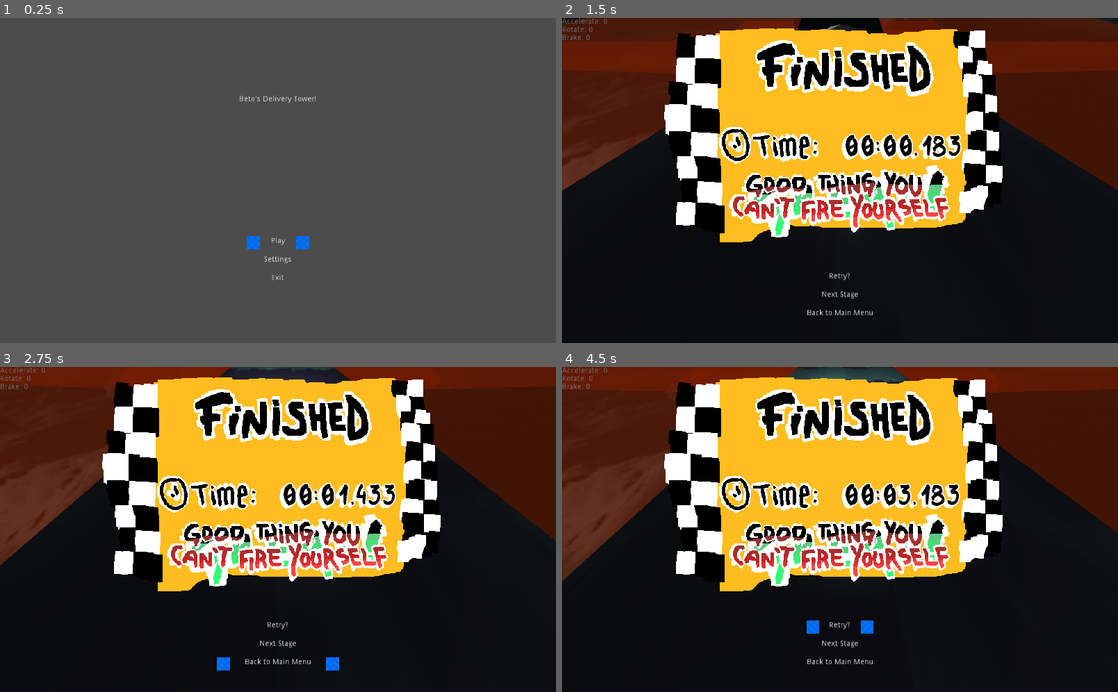
Above: before the commit, frames 1-4 (two rows, left to right).
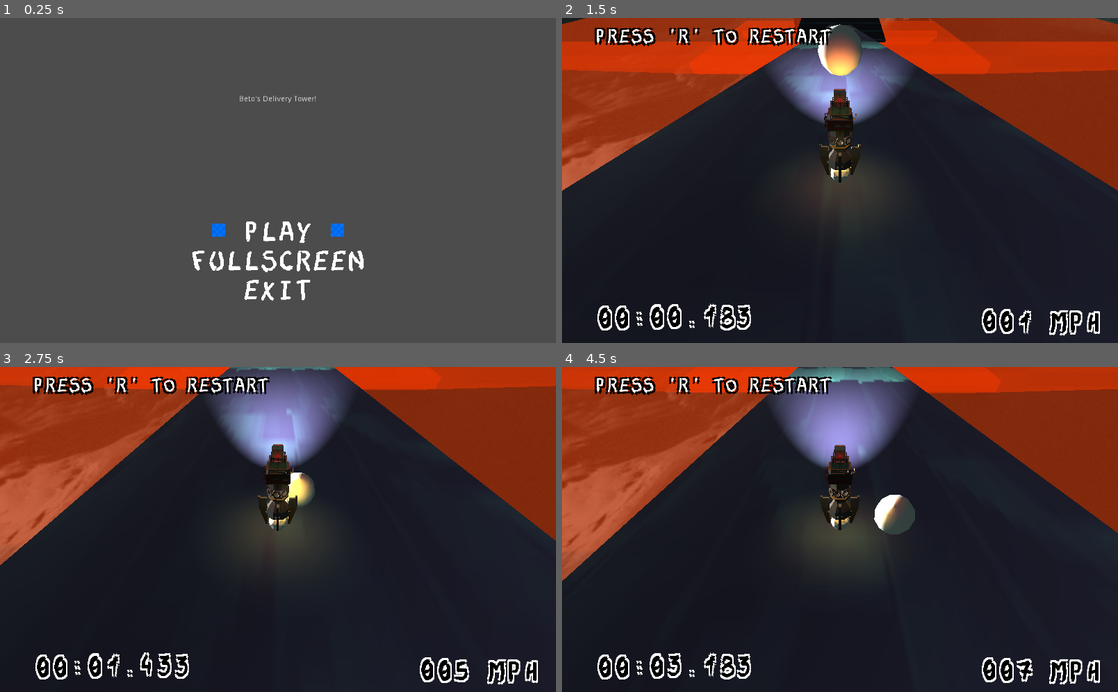
Above: after the commit, the same moments.

Repository: mricarte-i/delivery-time
Game: Godot game, scene res://scenes/menus/MainMenu.tscn
Same seed, same stepped clock (60 frames per second), same inputs: the game is played once before the commit and once after it.
Inputs (mouse positions are in pixels of both pictures, inside the frame that each line leads up to):
- Up to frame 1 (0.25 s): no input
- Up to frame 2 (1.5 s): click "Settings" (after the commit: "FULLSCREEN") at 0.5 s; click "Play" (after the commit: "PLAY") at 1.25 s
- Up to frame 3 (2.75 s): click (278, 666) at 2 s, where only the run before the commit has a clickable "Back to Main Menu"
- Up to frame 4 (4.5 s): click (840, 630) at 2.75 s, where only the run before the commit has a clickable "Retry?"; click (840, 630) at 3.5 s, where only the run before the commit has a clickable "Retry?"; click (840, 630) at 4.25 s, where only the run before the commit has a clickable "Retry?"

The runs differ from the first frame. In frame 1, 1.7% of the frame differs, in the area x 34-66%, y 62-87%; in frame 2, 56%; in frame 3, 57%; in frame 4, 57%, in the area x 0-100%, y 0-98%.

Commit message:
all ui ready

Diff:
--- /dev/null
+++ b/assets/fonts/Beto_dynamicfont.tres
@@ -0,0 +1,7 @@
+[gd_resource type="DynamicFont" load_steps=2 format=2]
+
+[ext_resource path="res://assets/fonts/BETOS2.ttf" type="DynamicFontData" id=1]
+
+[resource]
+size = 8
+font_data = ExtResource( 1 )
--- a/autoloads/Checkpoint.gd
+++ b/autoloads/Checkpoint.gd
@@ -17,7 +17,6 @@
 func _process(delta: float) -> void:
 	if level_started:
 		time += delta
-		print("time: ", get_time())
 
 
 func register_checkpoint(name: String, pos: Vector3) -> bool:
@@ -40,6 +39,7 @@
 	last_position = null
 	finished = false
 	level_started = false
+	time = 0
 
 func get_time() -> String:
 	var mils = fmod(time, 1) * 1000
@@ -47,3 +47,8 @@
 	var mins = fmod(time, 60*60) /60
 	var time_passed = "%02d:%02d.%03d" % [mins, secs, mils]
 	return time_passed
+
+func condition() -> bool:
+	if time <= 120.0:
+		return true
+	return false
--- a/autoloads/Pause.gd
+++ b/autoloads/Pause.gd
@@ -11,11 +11,6 @@
 		_set_visible(!get_tree().paused)
 		get_tree().paused = !get_tree().paused
 
-
-func _on_Button_pressed() -> void:
-	get_tree().paused = false
-	_set_visible(false)
-
 func _set_visible(is_visible: bool) -> void:
 	for node in get_children():
 		node.visible = is_visible
@@ -27,3 +22,8 @@
 
 func _on_RestartButton_pressed() -> void:
 	get_tree().reload_current_scene()
+
+
+func _on_PauseButton_pressed() -> void:
+	get_tree().paused = false
+	_set_visible(false)
--- a/autoloads/Pause.tscn
+++ b/autoloads/Pause.tscn
@@ -1,6 +1,7 @@
-[gd_scene load_steps=4 format=2]
+[gd_scene load_steps=5 format=2]
 
 [ext_resource path="res://autoloads/Pause.gd" type="Script" id=1]
+[ext_resource path="res://scenes/menus/MenuButton.tscn" type="PackedScene" id=2]
 
 [sub_resource type="Gradient" id=1]
 offsets = PoolRealArray( 0, 0.496124, 1 )
@@ -25,47 +26,31 @@
 }
 
 [node name="VBoxContainer" type="VBoxContainer" parent="."]
-anchor_left = 0.5
-anchor_top = 0.5
-anchor_right = 0.5
-anchor_bottom = 0.5
-margin_left = -47.5
-margin_top = -35.0
-margin_right = 47.5
-margin_bottom = 35.0
-custom_constants/separation = 30
+anchor_right = 1.0
+anchor_bottom = 1.0
+custom_constants/separation = 20
+alignment = 1
 __meta__ = {
 "_edit_use_anchors_": false
 }
 
-[node name="PauseButton" type="Button" parent="VBoxContainer"]
-margin_right = 134.0
-margin_bottom = 20.0
-text = "Continue"
-flat = true
-__meta__ = {
-"_edit_use_anchors_": false
-}
+[node name="PauseButton" parent="VBoxContainer" instance=ExtResource( 2 )]
+margin_top = 205.0
+margin_bottom = 255.0
+text = "CONTINUE"
+arrow_margin_from_center = 182
 
-[node name="RestartButton" type="Button" parent="VBoxContainer"]
-margin_top = 50.0
-margin_right = 134.0
-margin_bottom = 70.0
-text = "Restart Level"
-flat = true
-__meta__ = {
-"_edit_use_anchors_": false
-}
+[node name="RestartButton" parent="VBoxContainer" instance=ExtResource( 2 )]
+margin_top = 275.0
+margin_bottom = 325.0
+text = "RESTART LEVEL"
+arrow_margin_from_center = 270
 
-[node name="ExitButton" type="Button" parent="VBoxContainer"]
-margin_top = 100.0
-margin_right = 134.0
-margin_bottom = 120.0
-text = "Back to Main Menu"
-flat = true
-__meta__ = {
-"_edit_use_anchors_": false
-}
-[connection signal="pressed" from="VBoxContainer/PauseButton" to="." method="_on_Button_pressed"]
+[node name="ExitButton" parent="VBoxContainer" instance=ExtResource( 2 )]
+margin_top = 345.0
+margin_bottom = 395.0
+text = "BACK TO MAIN MENU"
+arrow_margin_from_center = 352
+[connection signal="pressed" from="VBoxContainer/PauseButton" to="." method="_on_PauseButton_pressed"]
 [connection signal="pressed" from="VBoxContainer/RestartButton" to="." method="_on_RestartButton_pressed"]
 [connection signal="pressed" from="VBoxContainer/ExitButton" to="." method="_on_ExitButton_pressed"]
--- a/scenes/Game.gd
+++ b/scenes/Game.gd
@@ -9,6 +9,7 @@
 onready var playerRB = $Tower/Ball
 onready var ui = $Control
 onready var endscreen = $FinishScreenMenu
+onready var ingameui = $UI
 
 
 export(PackedScene) var nextscene
@@ -21,10 +22,13 @@
 
 	if Checkpoint.last_position:
 		$Tower.translation = Checkpoint.last_position
-
+	endscreen.hide()
+	ingameui.visible = true
 
 func _process(_delta: float) -> void:
-	endscreen.show()
+	#endscreen.show()
+	if player && !Engine.is_editor_hint():
+		ingameui.update_ui(player.get_speed())
 
 func _on_KillArea_body_entered(body: Node) -> void:
 	#print('WHO IS THIS ', body.get_name())
@@ -38,6 +42,12 @@
 	if msg == "FINISHED":
 		Checkpoint.register_level_end()
 		player.freeze_frame()
-		endscreen.show()
+		endscreen.show_result(Checkpoint.condition())
+		ingameui.visible = false
+	else:
+		ingameui.checkpoint()
 
 	ui.show_message(msg, time)
+
+func next_level() -> void:
+	print("OTRO NIVEL")
--- a/scenes/TestLevel.tscn
+++ b/scenes/TestLevel.tscn
@@ -10,6 +10,7 @@
 [ext_resource path="res://scenes/WorldEnvironment.tscn" type="PackedScene" id=8]
 [ext_resource path="res://scenes/EndgoalObject.tscn" type="PackedScene" id=9]
 [ext_resource path="res://scenes/menus/FinishScreen.tscn" type="PackedScene" id=10]
+[ext_resource path="res://scenes/ui/In-GameUI.tscn" type="PackedScene" id=11]
 
 [sub_resource type="SphereShape" id=1]
 
@@ -463,8 +464,11 @@
 transform = Transform( 500, 0, 0, 0, 97.514, 0, 0, 0, 1, -928.929, -1781.8, -14019.3 )
 
 [node name="Control" parent="." instance=ExtResource( 2 )]
+visible = false
 
 [node name="FinishScreenMenu" parent="." instance=ExtResource( 10 )]
+
+[node name="UI" parent="." instance=ExtResource( 11 )]
 [connection signal="body_entered" from="KillAreas/KillArea" to="." method="_on_KillArea_body_entered"]
 [connection signal="body_entered" from="KillAreas/KillArea2" to="." method="_on_KillArea_body_entered"]
 [connection signal="body_entered" from="KillAreas/KillArea4" to="." method="_on_KillArea_body_entered"]
--- a/scenes/menus/FinishScreen.gd
+++ b/scenes/menus/FinishScreen.gd
@@ -8,11 +8,32 @@
 	hide()
 
 
-func show() -> void:
+func show_result(condition):
 	self.visible = true
 	var time = Checkpoint.get_time()
 	timeLabel.text = time
+	if condition:
+		$VBoxContainer/CenterContainer/great_text.visible = true
+		$VBoxContainer/CenterContainer/bad_text.visible = false
+	else:
+		$VBoxContainer/CenterContainer/great_text.visible = false
+		$VBoxContainer/CenterContainer/bad_text.visible = true
 	#timeLabel.bbcode_text = "[wave amp=50 freq=5][center] %s [/center][/wave]" % time
 
 func hide() -> void:
 	self.visible = false
+
+
+func _on_RetryButton_pressed() -> void:
+	Checkpoint.clean_up()
+	get_tree().reload_current_scene()
+
+
+func _on_NextButton_pressed() -> void:
+	Checkpoint.clean_up()
+	get_tree().next_level()
+
+
+func _on_ExitButton_pressed() -> void:
+	Checkpoint.clean_up()
+	get_tree().change_scene("res://scenes/menus/MainMenu.tscn")
--- a/scenes/menus/FinishScreen.tscn
+++ b/scenes/menus/FinishScreen.tscn
@@ -84,21 +84,22 @@
 alignment = 1
 
 [node name="RetryButton" parent="VBoxContainer/VBoxContainer" instance=ExtResource( 1 )]
-margin_top = 36.0
-margin_bottom = 66.0
-text = "Retry?"
-arrow_margin_from_center = 50
+margin_top = 6.0
+margin_bottom = 56.0
+text = "RETRY?"
+arrow_margin_from_center = 131
 
-[node name="TextureButton" parent="VBoxContainer/VBoxContainer" instance=ExtResource( 1 )]
-margin_top = 70.0
-margin_bottom = 100.0
-text = "Next Stage"
-arrow_margin_from_center = 70
+[node name="NextButton" parent="VBoxContainer/VBoxContainer" instance=ExtResource( 1 )]
+margin_top = 60.0
+margin_bottom = 110.0
+text = "NEXT STAGE"
+arrow_margin_from_center = 217
 
-[node name="TextureButton2" parent="VBoxContainer/VBoxContainer" instance=ExtResource( 1 )]
-margin_top = 104.0
-margin_bottom = 134.0
-text = "Back to Main Menu"
+[node name="ExitButton" parent="VBoxContainer/VBoxContainer" instance=ExtResource( 1 )]
+margin_top = 114.0
+margin_bottom = 164.0
+text = "BACK TO MAIN MENU"
+arrow_margin_from_center = 313
 
 [node name="Label" type="Label" parent="."]
 anchor_left = 0.502
@@ -117,3 +118,6 @@
 custom_constants/shadow_offset_y = 4
 custom_constants/shadow_as_outline = 0
 text = "1111111"
+[connection signal="pressed" from="VBoxContainer/VBoxContainer/RetryButton" to="." method="_on_RetryButton_pressed"]
+[connection signal="pressed" from="VBoxContainer/VBoxContainer/NextButton" to="." method="_on_NextButton_pressed"]
+[connection signal="pressed" from="VBoxContainer/VBoxContainer/ExitButton" to="." method="_on_ExitButton_pressed"]
--- a/scenes/menus/MainMenu.gd
+++ b/scenes/menus/MainMenu.gd
@@ -21,7 +21,7 @@
 
 
 func _on_Settings_pressed() -> void:
-	pass # Replace with function body.
+	OS.set_window_fullscreen(!OS.is_window_fullscreen())
 
 
 func _on_Exit_pressed() -> void:
--- a/scenes/menus/MainMenu.tscn
+++ b/scenes/menus/MainMenu.tscn
@@ -33,26 +33,28 @@
 alignment = 1
 
 [node name="Play" parent="VBoxContainer/VBoxContainer" instance=ExtResource( 1 )]
-margin_top = 101.0
-margin_bottom = 131.0
+margin_top = 71.0
+margin_bottom = 121.0
 focus_neighbour_top = NodePath("../Exit")
 focus_neighbour_bottom = NodePath("../Settings")
-text = "Play"
-arrow_margin_from_center = 45
+text = "PLAY"
+arrow_margin_from_center = 109
 
 [node name="Settings" parent="VBoxContainer/VBoxContainer" instance=ExtResource( 1 )]
+margin_top = 125.0
+margin_bottom = 175.0
 focus_neighbour_top = NodePath("../Play")
 focus_neighbour_bottom = NodePath("../Exit")
-text = "Settings"
-arrow_margin_from_center = 59
+text = "FULLSCREEN"
+arrow_margin_from_center = 209
 
 [node name="Exit" parent="VBoxContainer/VBoxContainer" instance=ExtResource( 1 )]
-margin_top = 169.0
-margin_bottom = 199.0
+margin_top = 179.0
+margin_bottom = 229.0
 focus_neighbour_top = NodePath("../Settings")
 focus_neighbour_bottom = NodePath("../Play")
-text = "Exit"
-arrow_margin_from_center = 43
+text = "EXIT"
+arrow_margin_from_center = 108
 [connection signal="pressed" from="VBoxContainer/VBoxContainer/Play" to="." method="_on_Play_pressed"]
 [connection signal="pressed" from="VBoxContainer/VBoxContainer/Settings" to="." method="_on_Settings_pressed"]
 [connection signal="pressed" from="VBoxContainer/VBoxContainer/Exit" to="." method="_on_Exit_pressed"]
--- a/scenes/menus/MenuButton.tscn
+++ b/scenes/menus/MenuButton.tscn
@@ -1,37 +1,42 @@
-[gd_scene load_steps=3 format=2]
+[gd_scene load_steps=4 format=2]
 
 [ext_resource path="res://scenes/menus/MenuButton.gd" type="Script" id=1]
 [ext_resource path="res://assets/texture_01.png" type="Texture" id=2]
+[ext_resource path="res://assets/fonts/Beto_dynamicfont.tres" type="DynamicFont" id=3]
 
 [node name="TextureButton" type="TextureButton"]
 margin_top = 135.0
 margin_right = 1024.0
 margin_bottom = 165.0
-rect_min_size = Vector2( 0, 30 )
+rect_min_size = Vector2( 0, 50 )
 focus_mode = 1
 script = ExtResource( 1 )
 __meta__ = {
 "_edit_use_anchors_": false
 }
+text = "TEXT BUTTON"
+arrow_margin_from_center = 213
 
 [node name="RichTextLabel" type="RichTextLabel" parent="."]
 anchor_right = 1.0
 anchor_bottom = 1.0
+margin_bottom = 21.0
 mouse_filter = 2
+custom_fonts/normal_font = ExtResource( 3 )
 bbcode_enabled = true
-bbcode_text = "[center] Text Button [/center]"
-text = " Text Button "
+bbcode_text = "[center] TEXT BUTTON [/center]"
+text = " TEXT BUTTON "
 __meta__ = {
 "_edit_use_anchors_": false
 }
 
 [node name="left_img" type="Sprite" parent="."]
-position = Vector2( 412, 10 )
+position = Vector2( 299, 16.6667 )
 scale = Vector2( 0.0234532, 0.0234532 )
 texture = ExtResource( 2 )
 
 [node name="right_img" type="Sprite" parent="."]
-position = Vector2( 612, 10 )
+position = Vector2( 725, 16.6667 )
 rotation = 3.14159
 scale = Vector2( 0.0234532, 0.0234532 )
 texture = ExtResource( 2 )
--- /dev/null
+++ b/scenes/ui/In-GameUI.gd
@@ -0,0 +1,40 @@
+tool
+extends Control
+
+
+# Declare member variables here. Examples:
+# var a: int = 2
+# var b: String = "text"
+
+onready var timeLabel = $HBoxContainer/StopwatchLabel
+onready var speedLabel = $HBoxContainer/SpeedLabel
+onready var checkpointImg = $checkpoint_text
+onready var timer = $Timer
+onready var anim = $AnimationPlayer
+
+# Called when the node enters the scene tree for the first time.
+func _ready() -> void:
+	checkpointImg.visible = false
+
+
+# Called every frame. 'delta' is the elapsed time since the previous frame.
+#func _process(delta: float) -> void:
+#	pass
+
+func update_ui(playerSpeed: float) -> void:
+	timeLabel.bbcode_text = "\n [wave] %s [/wave]" % Checkpoint.get_time()
+	speedLabel.bbcode_text = "\n [right][wave] %03d MPH [/wave][/right]" % playerSpeed
+
+func checkpoint() -> void:
+	if(timer.time_left):
+		timer.stop()
+
+	#checkpointImg.visible = true
+	anim.play("checkpoint_anim")
+	timer.set_wait_time(2)
+	timer.set_one_shot(true)
+	timer.start()
+
+
+func _on_Timer_timeout() -> void:
+	checkpointImg.visible = false
--- /dev/null
+++ b/scenes/ui/In-GameUI.tscn
@@ -0,0 +1,171 @@
+[gd_scene load_steps=7 format=2]
+
+[ext_resource path="res://assets/fonts/Beto_dynamicfont.tres" type="DynamicFont" id=1]
+[ext_resource path="res://assets/fonts/BETOS2.ttf" type="DynamicFontData" id=2]
+[ext_resource path="res://scenes/ui/In-GameUI.gd" type="Script" id=3]
+[ext_resource path="res://assets/checkpoint_text.png" type="Texture" id=4]
+
+[sub_resource type="DynamicFont" id=1]
+size = 6
+font_data = ExtResource( 2 )
+
+[sub_resource type="Animation" id=2]
+resource_name = "checkpoint_anim"
+tracks/0/type = "value"
+tracks/0/path = NodePath("checkpoint_text:visible")
+tracks/0/interp = 1
+tracks/0/loop_wrap = true
+tracks/0/imported = false
+tracks/0/enabled = true
+tracks/0/keys = {
+"times": PoolRealArray( 0, 1 ),
+"transitions": PoolRealArray( 1, 1 ),
+"update": 1,
+"values": [ true, false ]
+}
+tracks/1/type = "value"
+tracks/1/path = NodePath("checkpoint_text:modulate")
+tracks/1/interp = 1
+tracks/1/loop_wrap = true
+tracks/1/imported = false
+tracks/1/enabled = true
+tracks/1/keys = {
+"times": PoolRealArray( 0, 0.3, 0.6, 0.8 ),
+"transitions": PoolRealArray( 1, 1, 1, 1 ),
+"update": 0,
+"values": [ Color( 1, 1, 1, 0 ), Color( 1, 1, 1, 1 ), Color( 1, 1, 1, 1 ), Color( 1, 1, 1, 0 ) ]
+}
+tracks/2/type = "value"
+tracks/2/path = NodePath("checkpoint_text:position")
+tracks/2/interp = 1
+tracks/2/loop_wrap = true
+tracks/2/imported = false
+tracks/2/enabled = true
+tracks/2/keys = {
+"times": PoolRealArray( 0, 0.5 ),
+"transitions": PoolRealArray( 1, 1 ),
+"update": 0,
+"values": [ Vector2( 511.103, -64.9273 ), Vector2( 511.103, 119.4 ) ]
+}
+tracks/3/type = "value"
+tracks/3/path = NodePath("checkpoint_text:rotation_degrees")
+tracks/3/interp = 1
+tracks/3/loop_wrap = true
+tracks/3/imported = false
+tracks/3/enabled = true
+tracks/3/keys = {
+"times": PoolRealArray( 0, 0.5 ),
+"transitions": PoolRealArray( 1, 1 ),
+"update": 0,
+"values": [ 185.6, 0.0 ]
+}
+tracks/4/type = "value"
+tracks/4/path = NodePath("checkpoint_text:scale")
+tracks/4/interp = 1
+tracks/4/loop_wrap = true
+tracks/4/imported = false
+tracks/4/enabled = true
+tracks/4/keys = {
+"times": PoolRealArray( 0, 0.5 ),
+"transitions": PoolRealArray( 1, 1 ),
+"update": 0,
+"values": [ Vector2( 0.416703, 0.190051 ), Vector2( 1, 1 ) ]
+}
+tracks/5/type = "value"
+tracks/5/path = NodePath("RememberRlabel:modulate")
+tracks/5/interp = 1
+tracks/5/loop_wrap = true
+tracks/5/imported = false
+tracks/5/enabled = true
+tracks/5/keys = {
+"times": PoolRealArray( 0, 0.8, 1 ),
+"transitions": PoolRealArray( 1, 1, 1 ),
+"update": 0,
+"values": [ Color( 1, 1, 1, 0 ), Color( 1, 1, 1, 0 ), Color( 1, 1, 1, 1 ) ]
+}
+
+[node name="UI" type="Control"]
+anchor_right = 1.0
+anchor_bottom = 1.0
+script = ExtResource( 3 )
+__meta__ = {
+"_edit_use_anchors_": false
+}
+
+[node name="RememberRlabel" type="Label" parent="."]
+margin_right = 557.0
+margin_bottom = 48.0
+custom_fonts/font = SubResource( 1 )
+custom_colors/font_color_shadow = Color( 0, 0, 0, 1 )
+custom_constants/shadow_offset_x = 4
+custom_constants/shadow_offset_y = 3
+custom_constants/shadow_as_outline = 1
+text = "PRESS 'R' TO RESTART"
+align = 1
+valign = 1
+uppercase = true
+__meta__ = {
+"_edit_use_anchors_": false
+}
+
+[node name="HBoxContainer" type="HBoxContainer" parent="."]
+anchor_top = 1.0
+anchor_right = 1.0
+anchor_bottom = 1.0
+margin_top = -77.0
+margin_bottom = -4.0
+rect_min_size = Vector2( 0, 60 )
+__meta__ = {
+"_edit_use_anchors_": false
+}
+
+[node name="StopwatchLabel" type="RichTextLabel" parent="HBoxContainer"]
+margin_right = 512.0
+margin_bottom = 73.0
+rect_min_size = Vector2( 512, 0 )
+custom_fonts/normal_font = ExtResource( 1 )
+custom_colors/default_color = Color( 0, 0, 0, 1 )
+custom_colors/font_color_shadow = Color( 1, 1, 1, 1 )
+custom_constants/shadow_offset_x = 3
+custom_constants/shadow_offset_y = 4
+custom_constants/shadow_as_outline = 1
+bbcode_enabled = true
+bbcode_text = "
+[wave] 01:42.333 [/wave]"
+text = "
+ 01:42.333 "
+__meta__ = {
+"_edit_use_anchors_": false
+}
+
+[node name="SpeedLabel" type="RichTextLabel" parent="HBoxContainer"]
+margin_left = 516.0
+margin_right = 1028.0
+margin_bottom = 73.0
+rect_min_size = Vector2( 512, 0 )
+custom_fonts/normal_font = ExtResource( 1 )
+custom_colors/default_color = Color( 0, 0, 0, 1 )
+custom_colors/font_color_shadow = Color( 1, 1, 1, 1 )
+custom_constants/shadow_offset_x = 3
+custom_constants/shadow_offset_y = 4
+custom_constants/shadow_as_outline = 1
+bbcode_enabled = true
+bbcode_text = "
+[right][wave] 88 MPH [/wave][/right]"
+text = "
+ 88 MPH "
+__meta__ = {
+"_edit_use_anchors_": false
+}
+
+[node name="checkpoint_text" type="Sprite" parent="."]
+visible = false
+modulate = Color( 1, 1, 1, 0 )
+position = Vector2( 511.103, 119.4 )
+texture = ExtResource( 4 )
+
+[node name="Timer" type="Timer" parent="."]
+
+[node name="AnimationPlayer" type="AnimationPlayer" parent="."]
+anims/checkpoint_anim = SubResource( 2 )
+[connection signal="timeout" from="Timer" to="." method="_on_Timer_timeout"]
--- a/scripts/TowerScript.gd
+++ b/scripts/TowerScript.gd
@@ -33,11 +33,12 @@
 	ground_ray.add_exception(ball)
 
 func _physics_process(_delta: float) -> void:
-	tower_mesh.transform.origin = ball.transform.origin + sphere_offset
-	ball.add_central_force(-tower_mesh.global_transform.basis.z * _speed_input)
-	if _jumping:
-		ball.add_central_force(tower_mesh.global_transform.basis.y * jump_impulse)
-		_jumping = false
+	if not _frozen:
+		tower_mesh.transform.origin = ball.transform.origin + sphere_offset
+		ball.add_central_force(-tower_mesh.global_transform.basis.z * _speed_input)
+		if _jumping:
+			ball.add_central_force(tower_mesh.global_transform.basis.y * jump_impulse)
+			_jumping = false
 
 func _process(delta: float) -> void:
 	#set_process(true)
@@ -107,6 +108,8 @@
 	_frozen = true
 	_saved_av = ball.angular_velocity
 	_saved_lv = ball.linear_velocity
+	ball.set_angular_velocity(Vector3.ZERO)
+	ball.set_linear_velocity(Vector3.ZERO)
 	ball.set_sleeping(true)
 
 func unfreeze() -> void:
@@ -120,6 +123,9 @@
 	get_parent().send_message("Player is dead", 1.0)
 	get_tree().reload_current_scene()
 
+func get_speed():
+	return ball.linear_velocity.length()
+
 
 func _on_Ball_body_entered(body: Node) -> void:
 	print("ball asks who: ",body.get_name())
Binary file added: assets/checkpoint_text.png
Not shown, added: assets/checkpoint_text.png.import
Binary file added: assets/fonts/BETOS.ttf
Binary file added: assets/fonts/BETOS2.ttf
Not shown, changed: export_presets.cfg
Not shown: 1 places in scenes/TestLevel.tscn that only renumber resources
